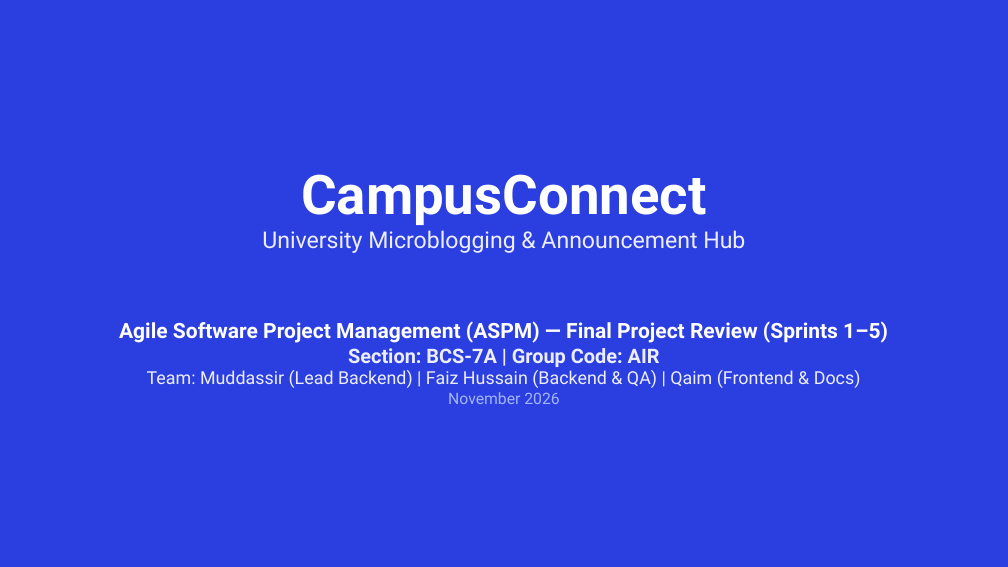
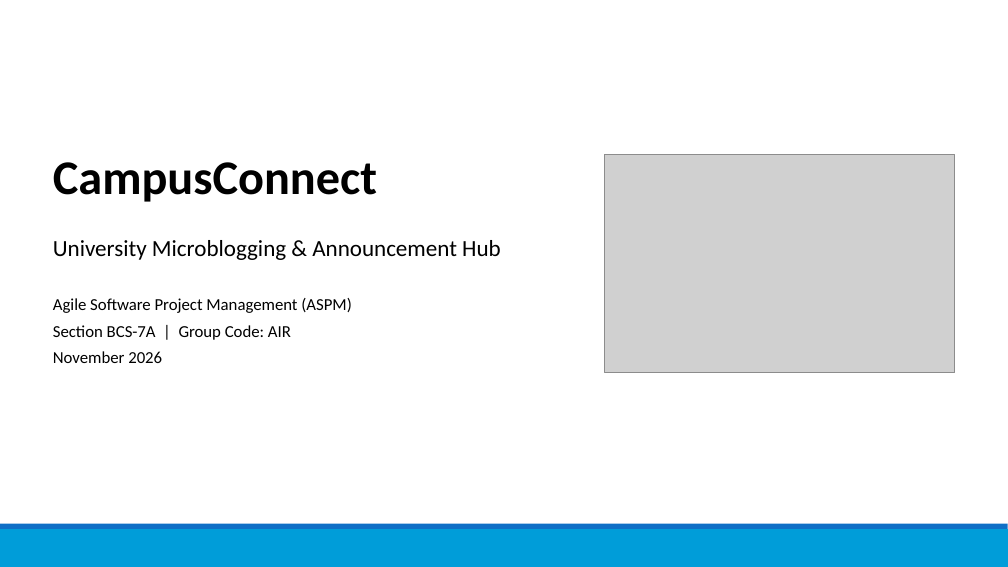
Before and after one commit to muddassir1935/ASPM-PROJECT-, a slide deck: slide 1 of AIR_Presentation.pptx. Drawn at 1008x567 pixels with LibreOffice and Linux fonts; fonts in the diff are those of the drawing; grey boxes stand for pictures. Boxes give left, top, right and bottom in pixels: in the first picture for what was removed or moved away, otherwise in the second. Text is boxed around its words. In the diff, an @@ line names an element or a change of style, - is before the commit and + after.

Commit message:
docs: final report and presentation for the 24 Nov review

```diff
--- a/AIR_Presentation.pptx
+++ b/AIR_Presentation.pptx
@@ background #2B3FE0 to #FFFFFF @@
@@ text "CampusConnect": place and size @@
-text "CampusConnect" at <box>262,174,745,253</box>
+text "CampusConnect" at <box>53,162,377,202</box>
@@ text "CampusConnect" at <box>53,162,377,202</box>: size 52 to 46 pt, font Roboto to Calibri, text colour #FFFFFF to #000000; alignment centre to left; vertical alignment middle to top @@
@@ picture added at <box>605,154,955,373</box> @@
@@ text at <box>262,230,745,253</box>: paragraph removed @@
-University Microblogging & Announcement Hub
@@ text added at <box>53,240,501,260</box>, 22 pt, text #000000 @@
+University Microblogging & Announcement Hub
@@ text at <box>53,298,352,340</box>: text changed; size 17 to 16 pt; font Roboto to Calibri; text colour #ECEEFE to #000000; bold off @@
-Agile Software Project Management (ASPM) — Final Project Review (Sprints 1–5)
-Section: BCS-7A | Group Code: AIR
-Team: Muddassir (Lead Backend) | Faiz Hussain (Backend & QA) | Qaim (Frontend & Docs)
+Agile Software Project Management (ASPM)
+Section BCS-7A | Group Code: AIR
@@ text "Agile Software Project Management (ASPM)": place and size @@
-text "Agile Software Project Management (ASPM)" at <box>119,321,888,404</box>
+text "Agile Software Project Management (ASPM)" at <box>53,298,352,363</box>
@@ text at <box>53,351,162,363</box>: size 15 to 16 pt, font Roboto to Calibri, text colour #A5B4FF to #000000 in "November 2026"; alignment centre to left; more space between paragraphs @@
@@ rectangle added at <box>0,529,1008,567</box>, fill #009DD9 @@
@@ rectangle added at <box>0,524,1008,529</box>, fill #0F6FC6 @@
```
Also in this commit, not shown: 1 other slide changed, 11 slides added, 10 slides removed, 1 other file.
